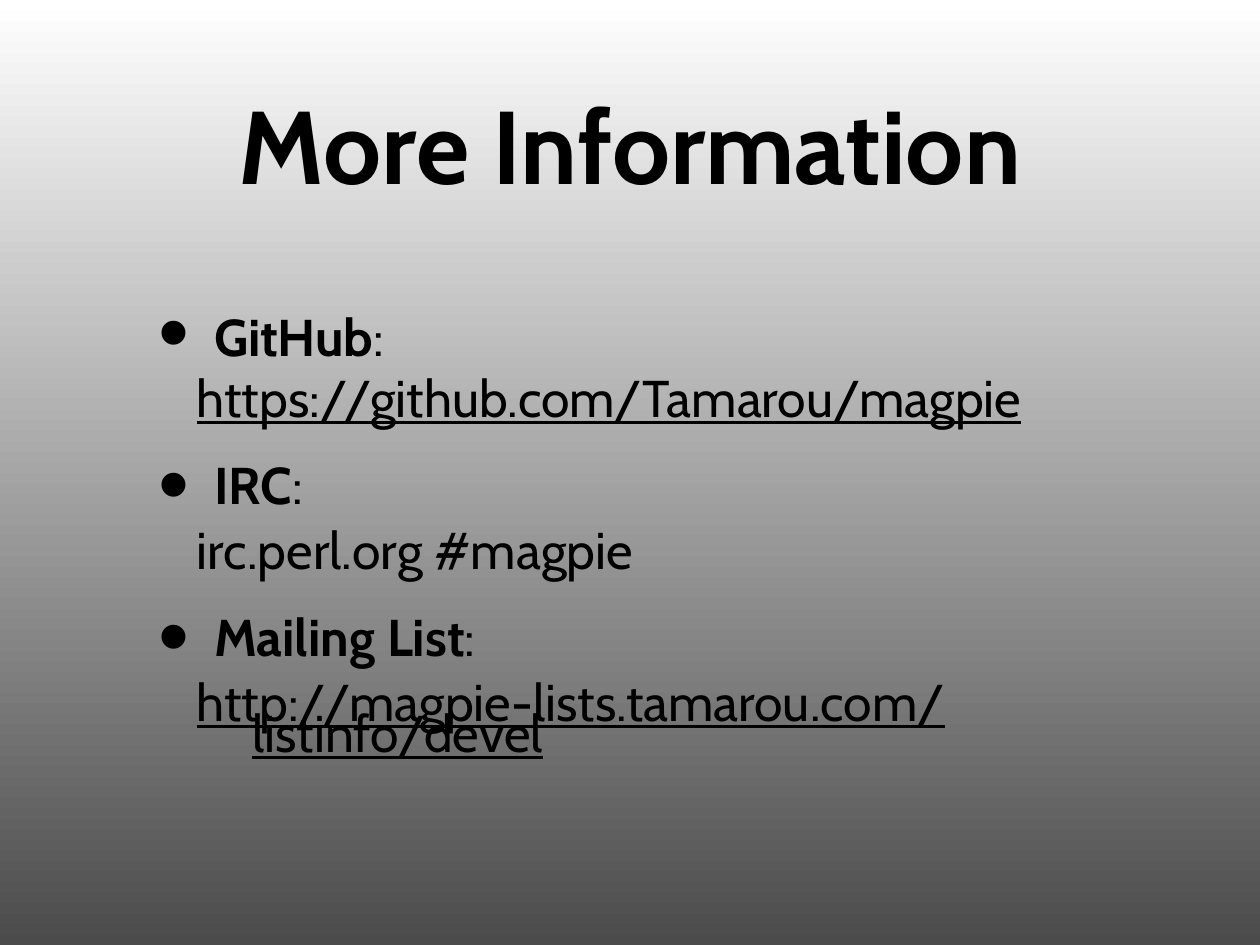
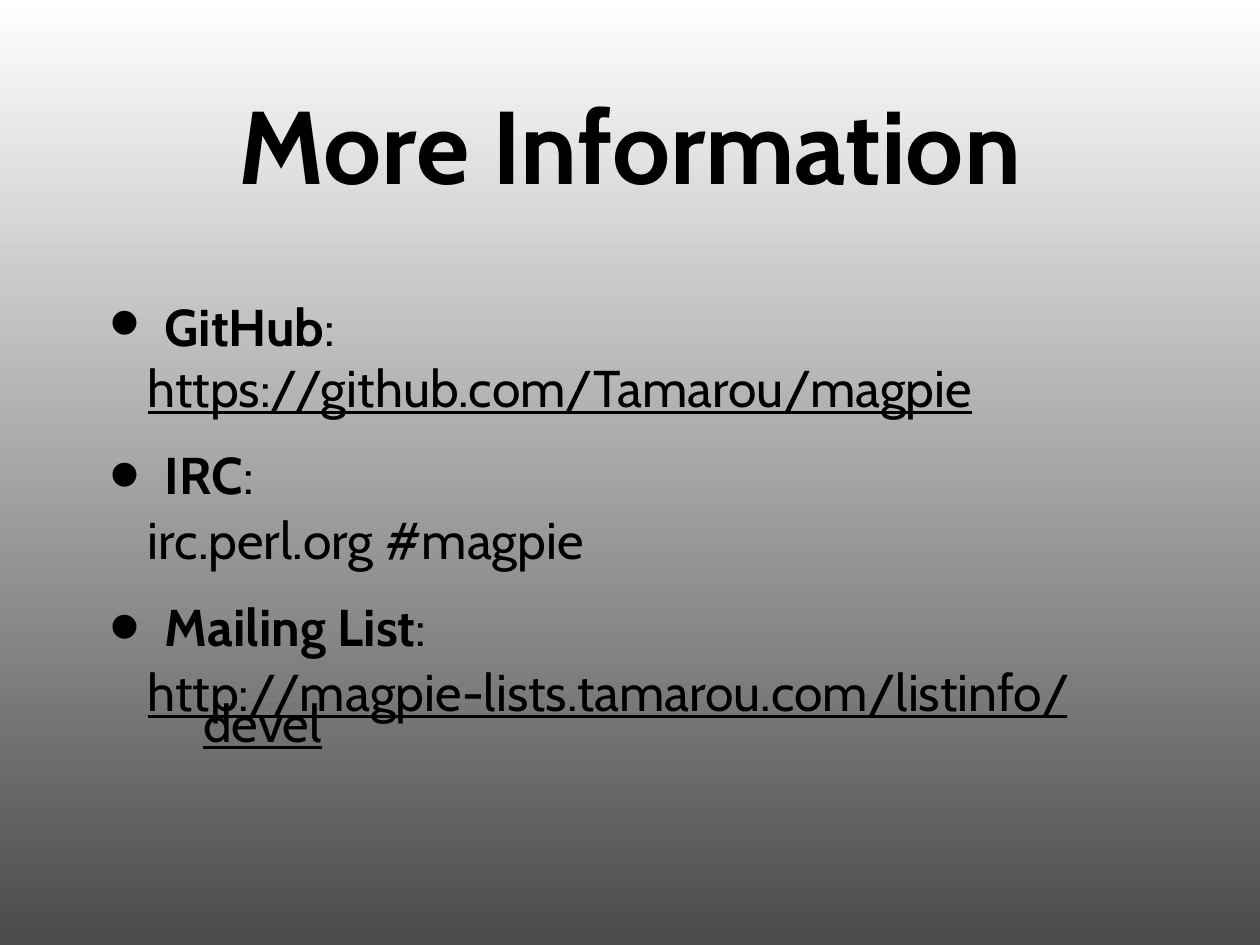
Before and after one commit to ubu/yapcna_2012, a slide deck: slide 4 of magpie.ppt. Drawn at 1260x945 pixels with LibreOffice and Linux fonts; fonts in the diff are those of the drawing. Boxes give left, top, right and bottom in pixels: in the first picture for what was removed or moved away, otherwise in the second. Text is boxed around its words. In the diff, an @@ line names an element or a change of style, - is before the commit and + after.

```diff
--- a/magpie.ppt
+++ b/magpie.ppt
@@ text "GitHub:" rewrapped from box(197, 317, 1022, 759) to box(148, 307, 1070, 749) @@
```
Also in this commit, not shown: 1 other slide changed, 2 other files.
